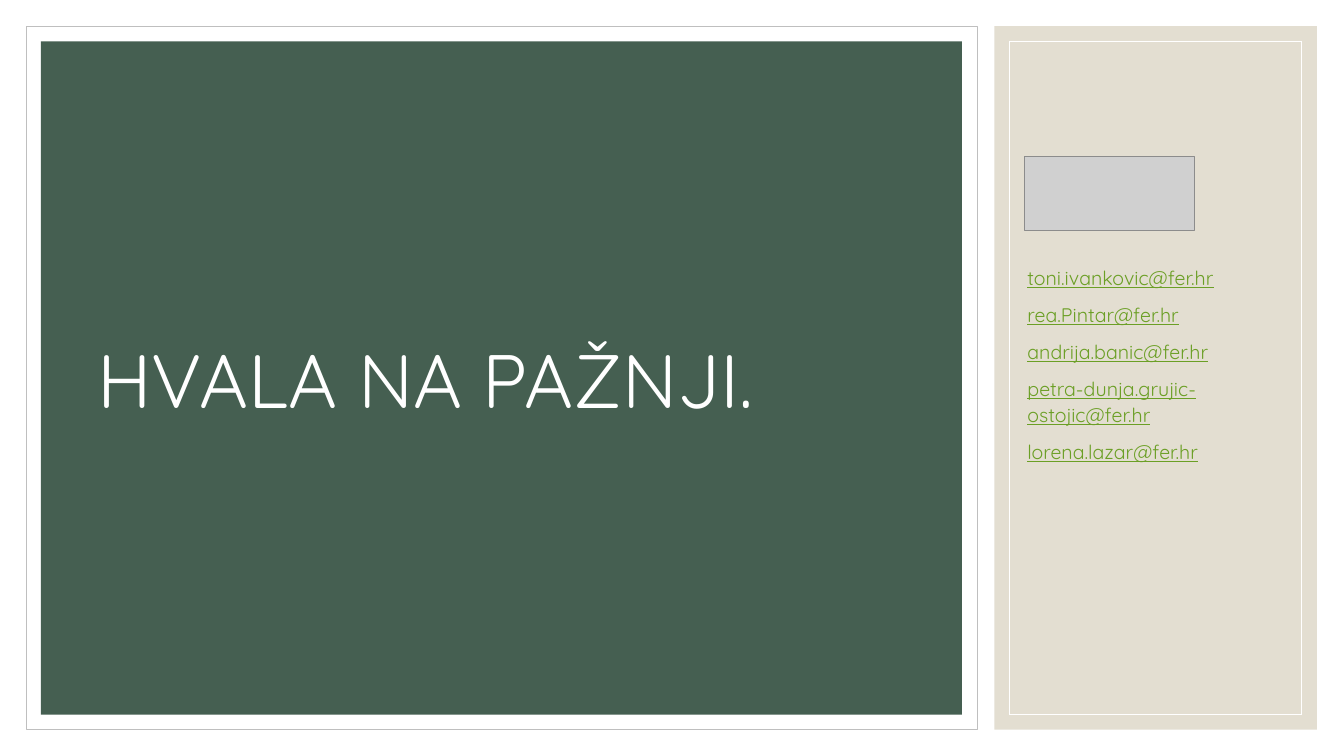
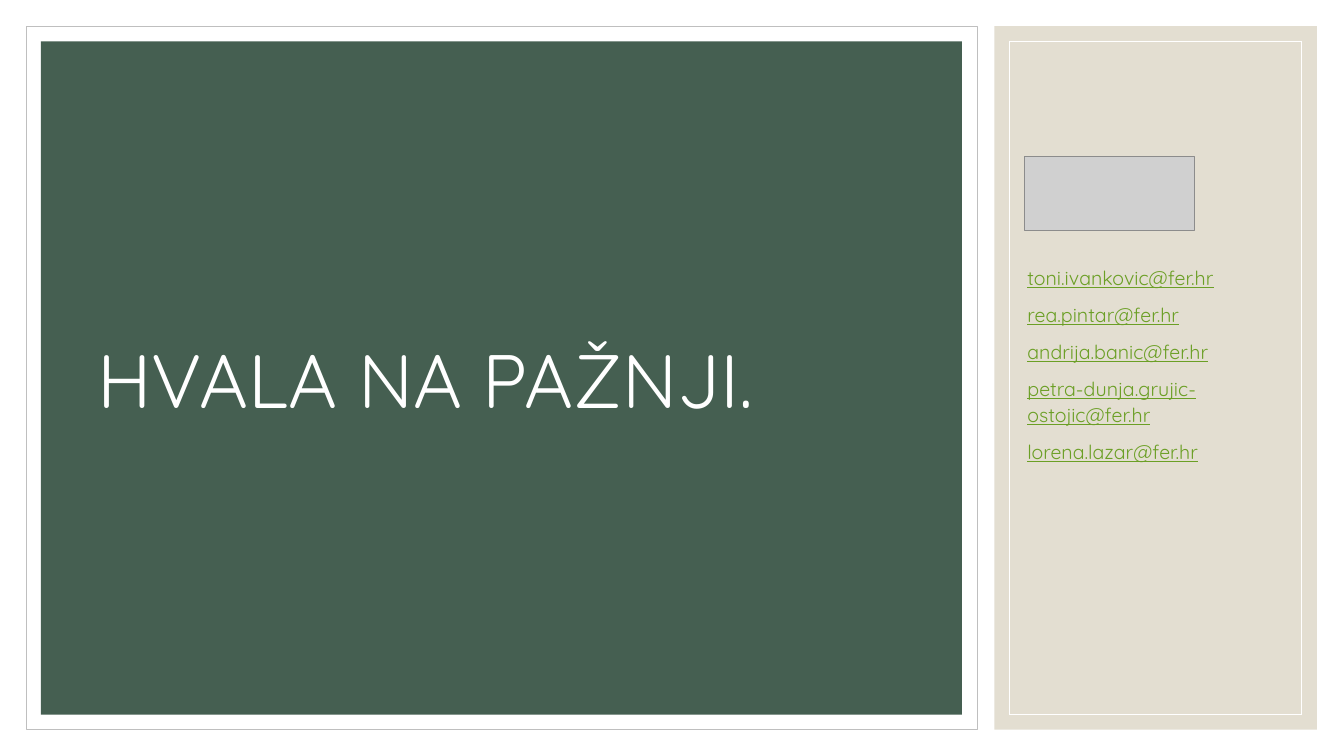
Before and after one commit to reapintar/ASUB-Projekt, a slide deck: slide 9 of prezentacija.pptx. Drawn at 1344x756 pixels with LibreOffice and Linux fonts; fonts in the diff are those of the drawing; grey boxes stand for pictures. Boxes give left, top, right and bottom in pixels: in the first picture for what was removed or moved away, otherwise in the second. Text is boxed around its words. In the diff, an @@ line names an element or a change of style, - is before the commit and + after.

```diff
--- a/prezentacija.pptx
+++ b/prezentacija.pptx
@@ text at [1027, 307, 1179, 326]: text changed @@
-rea.Pintar@fer.hr
+rea.pintar@fer.hr
```
Also in this commit, not shown: 4 other files.
